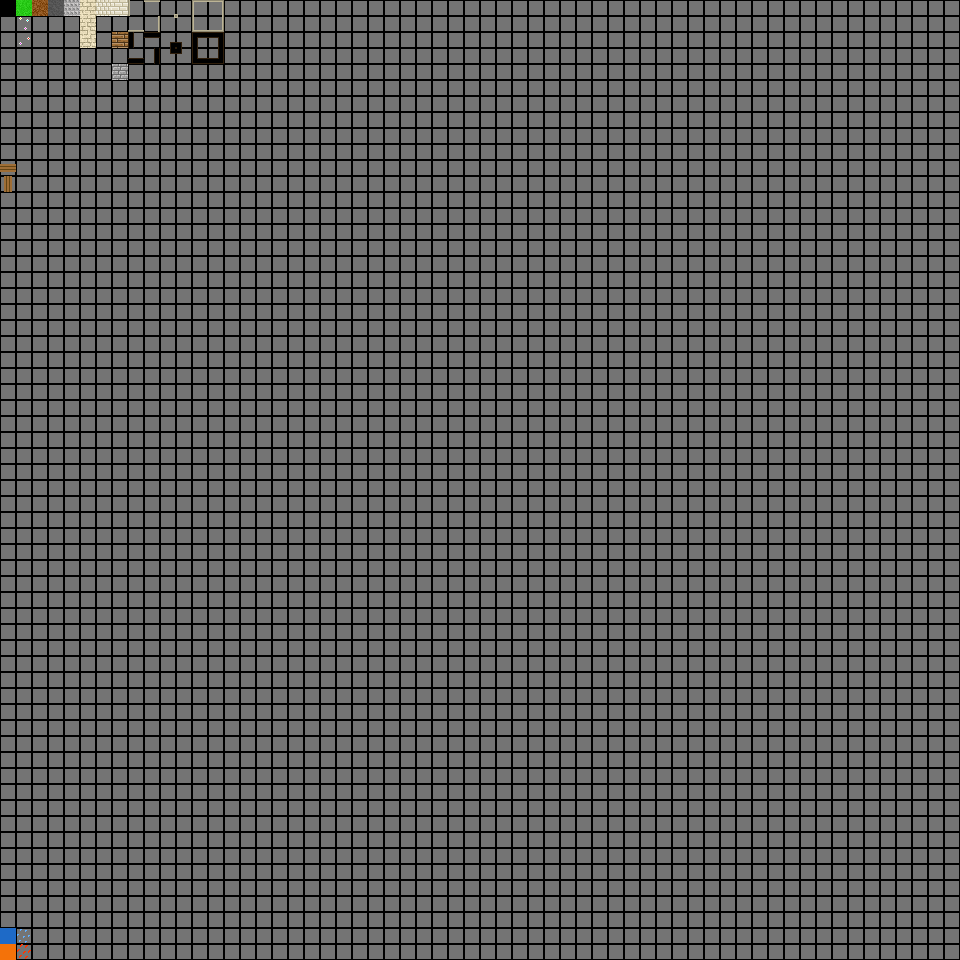
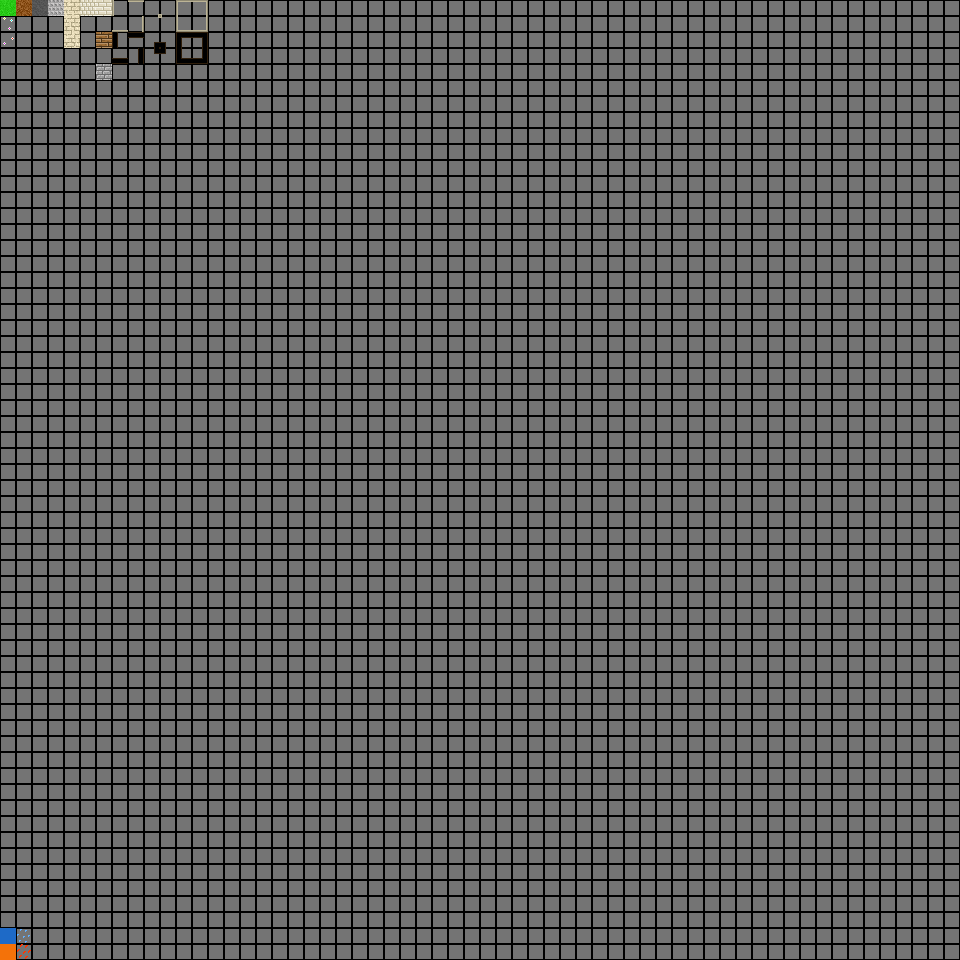
Two versions of the same layered image (960px x 960px). Layer-by-layer changes:
painted on "Layer 11" over [0, 0, 224, 192]
